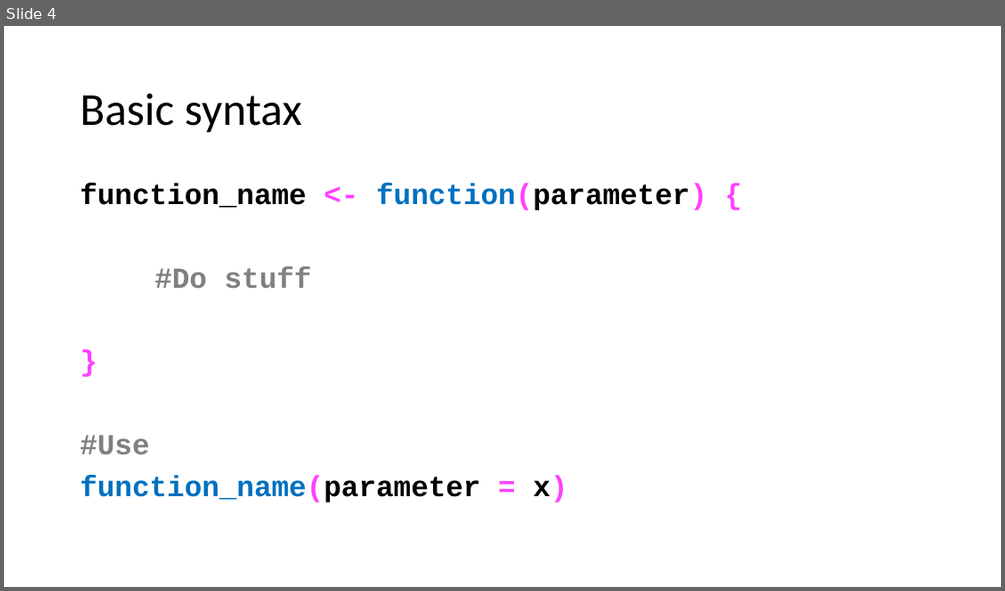
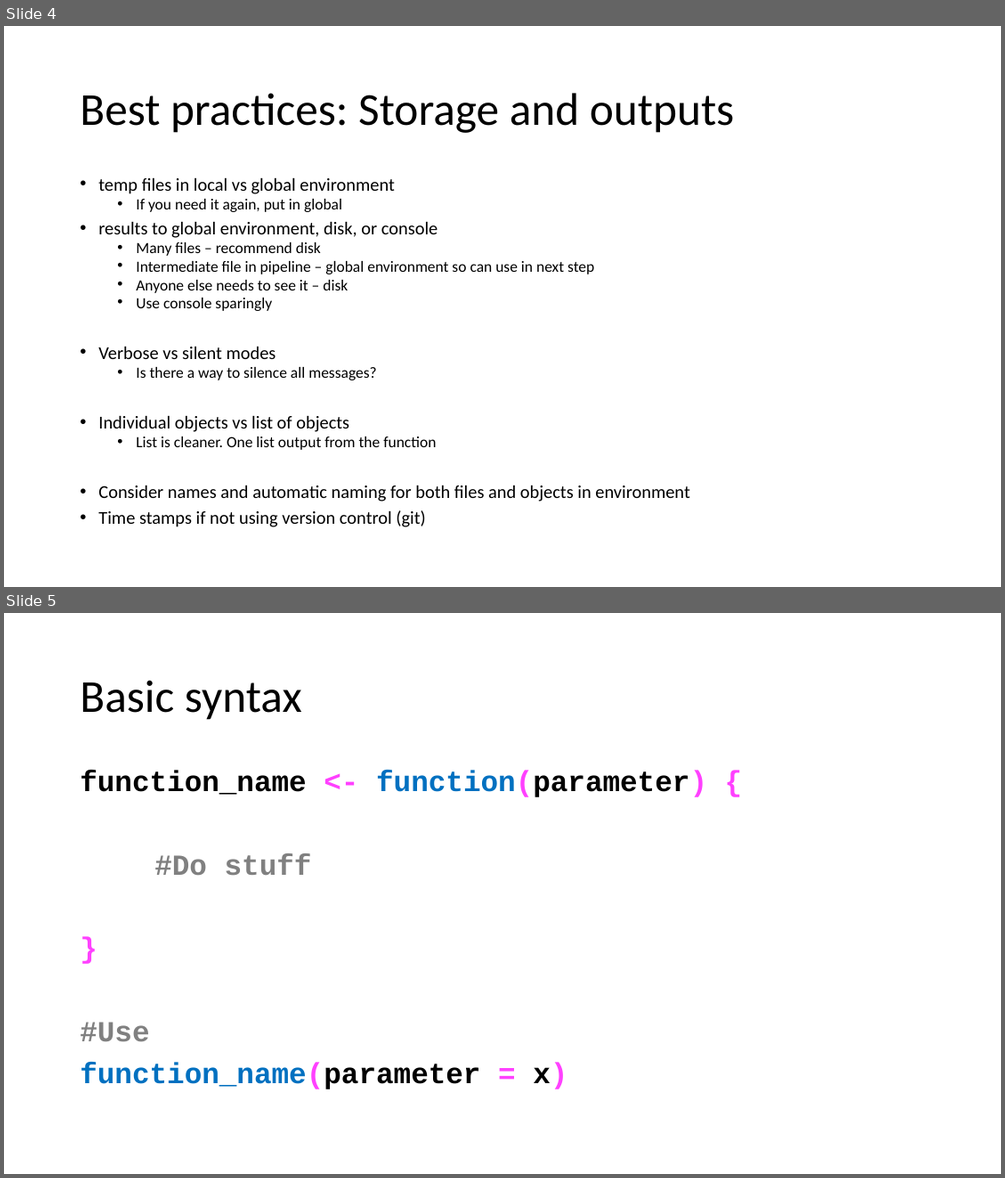
Before and after one commit to hawn-lab/workshops_UW_Seattle, a slide deck: 2020.06.30_R.functions/2020.06.30_R.function.best.practices.pptx. Shown one above the other, each under a label of ours: slide 4 before the commit, slides 4 and 5 after it. The pictures are 1005x591 and 1005x1178 pixels, drawn with LibreOffice and Linux fonts; fonts in the diff are those of the drawing. Boxes give left, top, right and bottom in pixels: in the first picture for what was removed or moved away, otherwise in the second. Text is boxed around its words. In the diff, an @@ line names an element or a change of style, - is before the commit and + after.

```diff
--- a/2020.06.30_R.functions/2020.06.30_R.function.best.practices.pptx
+++ b/2020.06.30_R.functions/2020.06.30_R.function.best.practices.pptx
@@ slide 4 added at bbox=[4, 26, 1001, 587], background #FFFFFF @@
@@ title added at bbox=[80, 93, 734, 133], 44 pt, text #000000 @@
+Best practices: Storage and outputs
@@ text added at bbox=[98, 177, 689, 527], 17.5 pt, text #000000 @@
+• temp files in local vs global environment
+  • If you need it again, put in global
+• results to global environment, disk, or console
+  • Many files – recommend disk
+  • Intermediate file in pipeline – global environment so can use in next step
+  • Anyone else needs to see it – disk
+  • Use console sparingly
+• Verbose vs silent modes
+  • Is there a way to silence all messages?
+• Individual objects vs list of objects
+  • List is cleaner. One list output from the function
+• Consider names and automatic naming for both files and objects in environment
+• Time stamps if not using version control (git)
@@ what was slide 4 is now slide 5 @@
```
Also in this commit, not shown: 3 slides changed, 2 other slides added.
